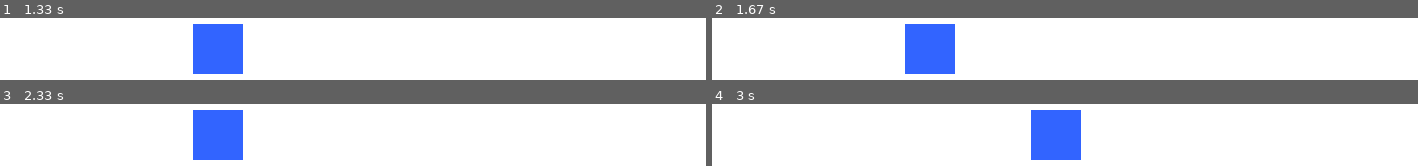
Above: before the commit, frames 1-4 (two rows, left to right).
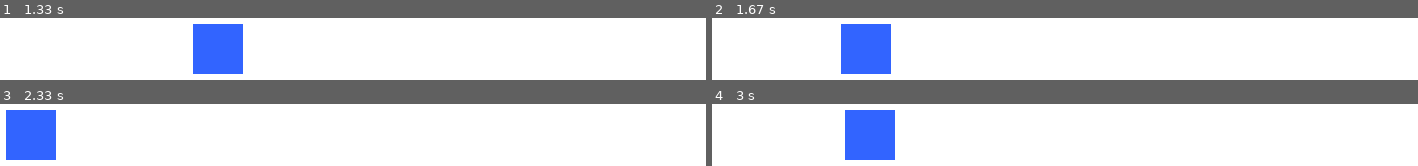
Above: after the commit, the same moments.

Repository: gurban-dev/game-development
Game: pygame game, started from echoes-of-the-abyss/lessons/lesson2.py
Same seed, same stepped clock (60 frames per second), same inputs: the game is played once before the commit and once after it.
Inputs:
- Up to frame 1 (1.33 s): hold Right 0.33-0.8 s; hold Right 0.83-1.3 s
- Up to frame 2 (1.67 s): hold Left from 1.33 s (still down)
- Up to frame 3 (2.33 s): release Left at 1.87 s; hold Left 1.9-2.3 s
- Up to frame 4 (3 s): hold Right 2.33-2.97 s

Frame 1 is identical in both runs. In frame 2, 11% of the frame differs, in the area x 18-35%, y 9-91%; in frame 3, 11%; in frame 4, 11%.

Commit message:
lesson2.py updated.

Diff:
--- a/echoes-of-the-abyss/lessons/lesson2.py
+++ b/echoes-of-the-abyss/lessons/lesson2.py
@@ -62,7 +62,13 @@
     # frame-rate independent.
     if keys[pygame.K_RIGHT]:
         print("Right key is being held.")
+
         player_position.x += player_speed * elapsed_time
+
+    if keys[pygame.K_LEFT]:
+        print("Left key is being held.")
+
+        player_position.x -= player_speed * elapsed_time
 
     # Keep the player inside the window.
     # The maximum X coordinate is the window width minus the
@@ -70,6 +76,11 @@
     player_position.x = max(
         0,
         min(player_position.x, WIDTH - player_size)
+    )
+
+    player_position.y = max(
+        0,
+        min(player_position.y, WIDTH - player_size)
     )
 
     # Create a rectangle from the player's current position.
